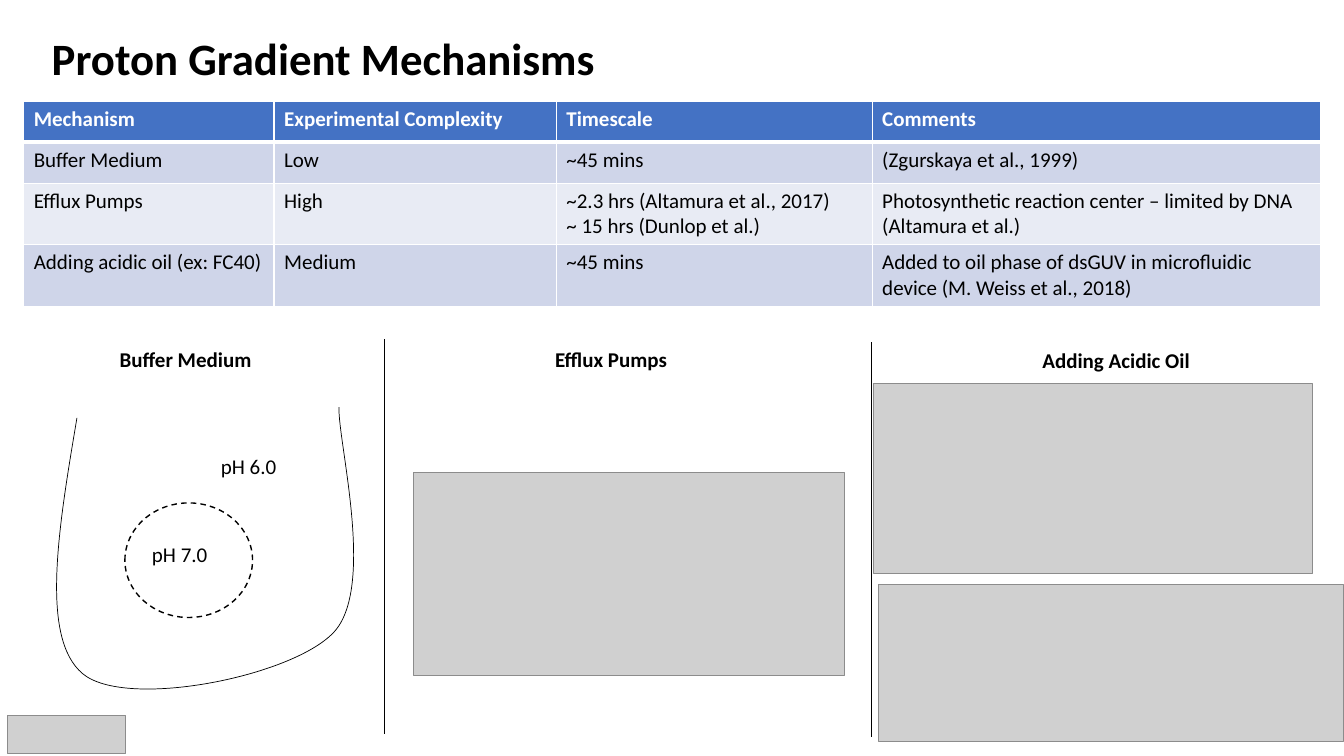
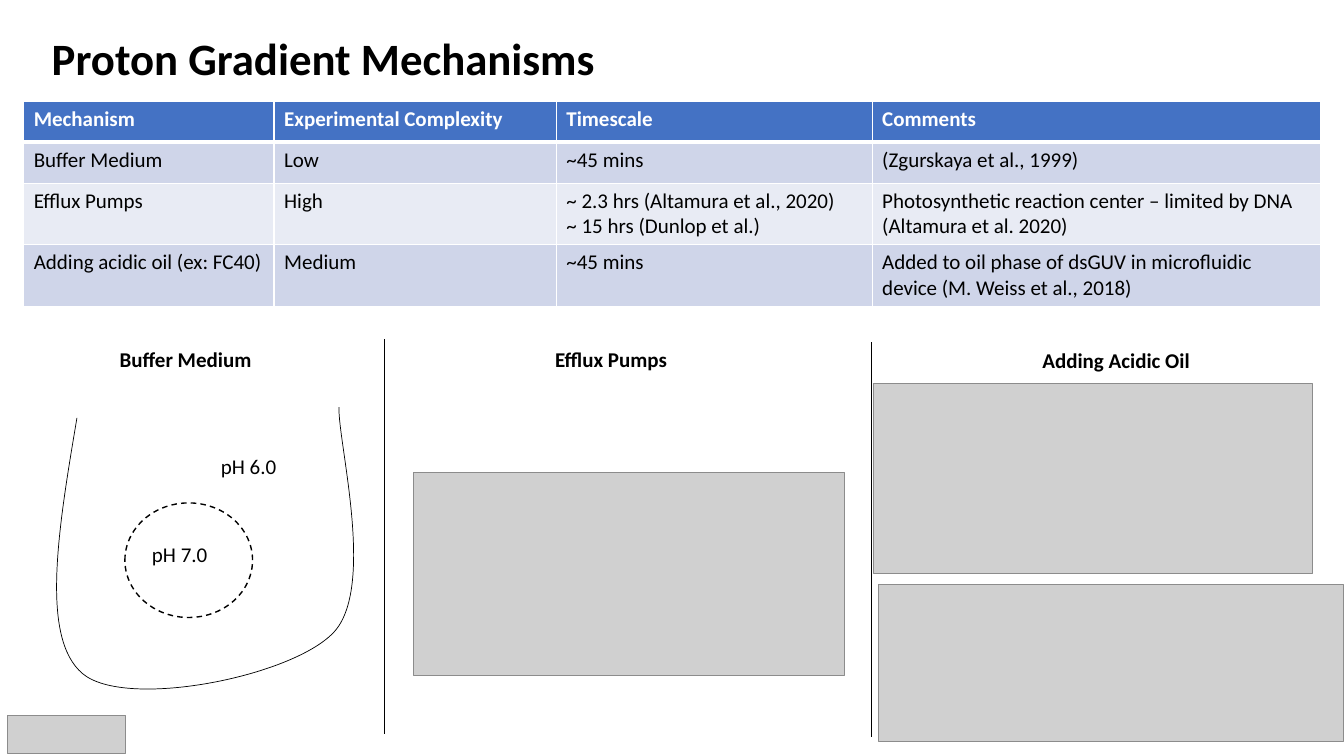
Before and after one commit to AnkitaRoychoudhury/ug_murray, a slide deck: slide 9 of miscellaneous/presentations/202020720_murray_mtg.pptx. Drawn at 1344x756 pixels with LibreOffice and Linux fonts; fonts in the diff are those of the drawing; grey boxes stand for pictures. Boxes give left, top, right and bottom in pixels: in the first picture for what was removed or moved away, otherwise in the second. Text is boxed around its words. In the diff, an @@ line names an element or a change of style, - is before the commit and + after.

```diff
--- a/miscellaneous/presentations/202020720_murray_mtg.pptx
+++ b/miscellaneous/presentations/202020720_murray_mtg.pptx
@@ table at (23, 102, 1320, 304) @@
-row 3, column 3: ~2.3 hrs (Altamura et al., 2017) / ~ 15 hrs (Dunlop et al.)
+row 3, column 3: ~ 2.3 hrs (Altamura et al., 2020) / ~ 15 hrs (Dunlop et al.)
-row 3, column 4: Photosynthetic reaction center – limited by DNA (Altamura et al.)
+row 3, column 4: Photosynthetic reaction center – limited by DNA (Altamura et al. 2020)
```
Also in this commit, not shown: 4 other slides changed, 17 other files.
